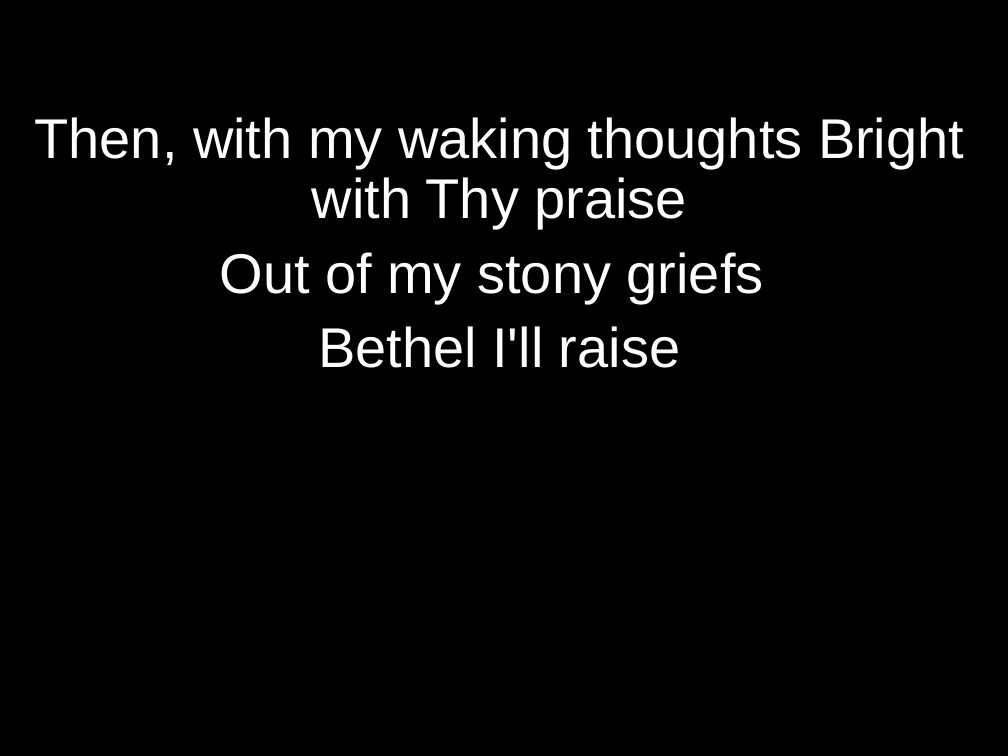
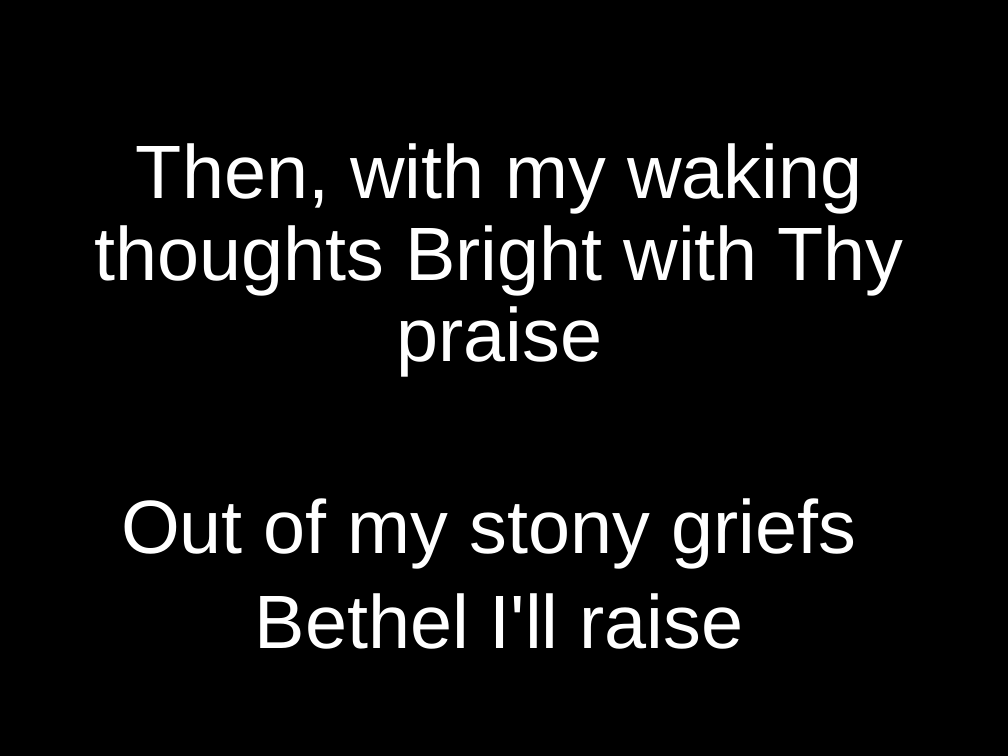
Before and after one commit to kendall412/worship, a slide deck: slide 6 of Nearer My God To Thee.pptx. Drawn at 1008x756 pixels with LibreOffice and Linux fonts; fonts in the diff are those of the drawing. Boxes give left, top, right and bottom in pixels: in the first picture for what was removed or moved away, otherwise in the second. Text is boxed around its words. In the diff, an @@ line names an element or a change of style, - is before the commit and + after.

```diff
--- a/Nearer My God To Thee.pptx
+++ b/Nearer My God To Thee.pptx
@@ subtitle "Then, with my waking thoughts ..." at (95, 143, 903, 649): size 40 to 54 pt @@
```
Also in this commit, not shown: 7 other slides changed, 10 other files.
